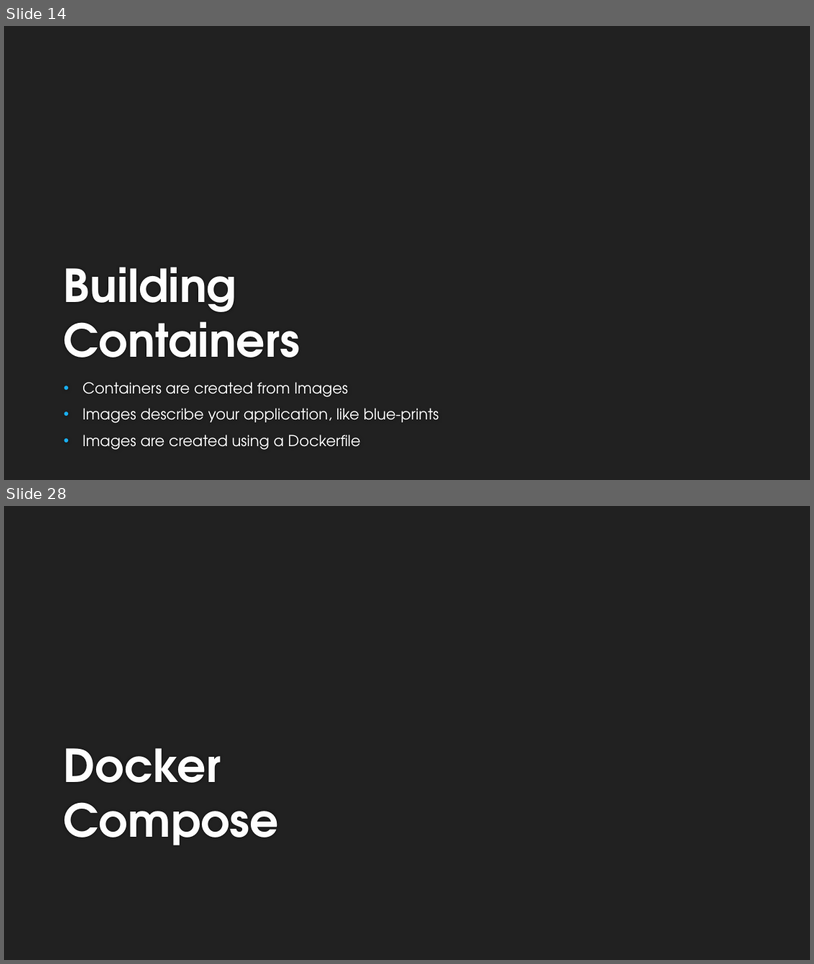
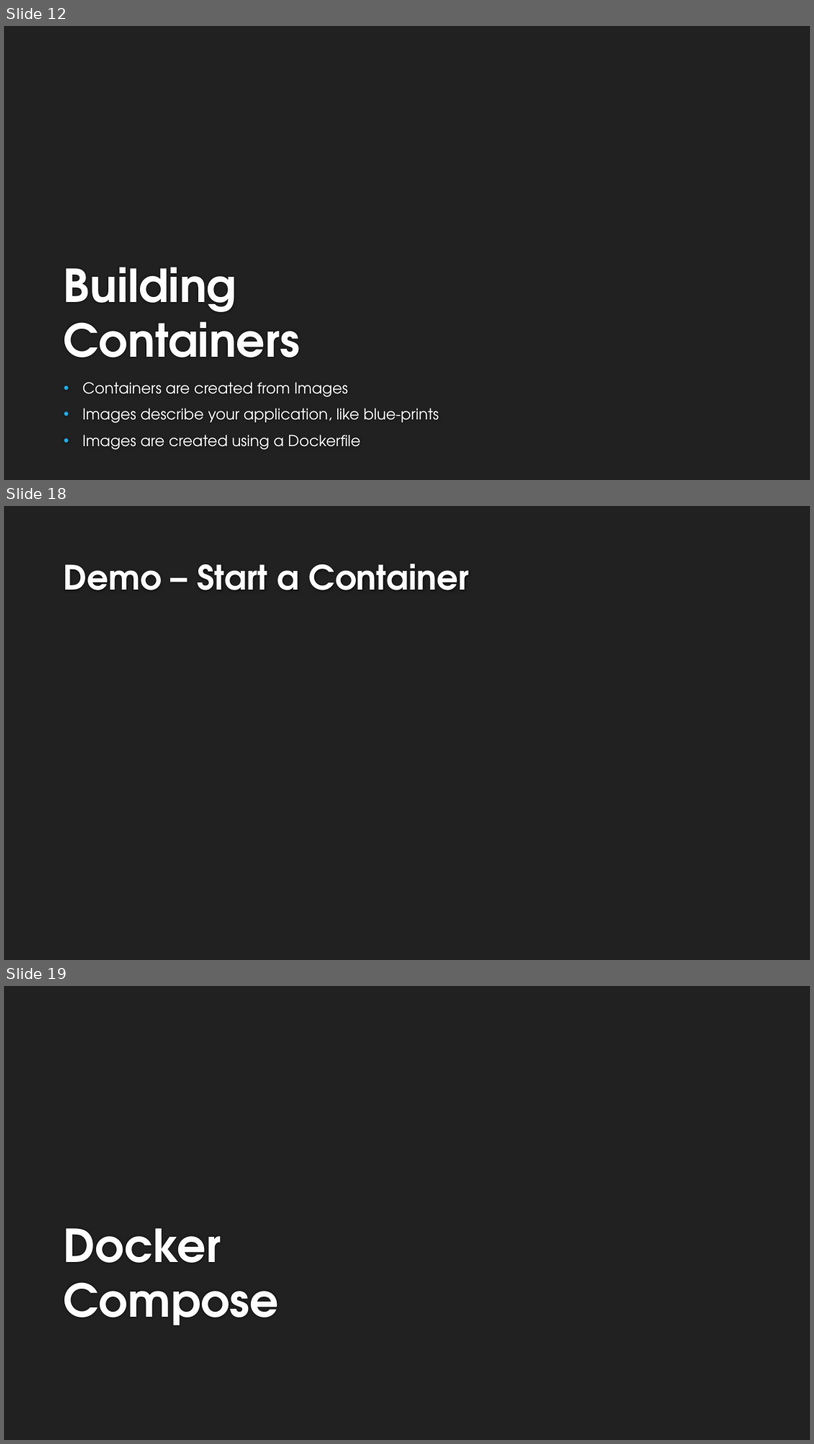
Before and after one commit to dcook-net/DockerisingDotNetAppsTalk, a slide deck: Dockerising .Net Applications v2.pptx. Shown one above the other, each under a label of ours: slides 14 and 28 before the commit, slides 12, 18 and 19 after it; the slides between them are not shown. The pictures are 814x964 and 814x1444 pixels, drawn with LibreOffice and Linux fonts; fonts in the diff are those of the drawing; background and template pictures are left out. Boxes give left, top, right and bottom in pixels: in the first picture for what was removed or moved away, otherwise in the second. Text is boxed around its words. In the diff, an @@ line names an element or a change of style, - is before the commit and + after.

```diff
--- a/Dockerising .Net Applications v2.pptx
+++ b/Dockerising .Net Applications v2.pptx
@@ slide 18 added at <box>4,506,810,960</box>, background #212121 @@
@@ title added at <box>64,564,469,590</box>, 40 pt, text #FEFEFE, bold @@
+Demo – Start a Container
@@ what was slide 14 is now slide 12 @@
@@ what was slide 28 is now slide 19 @@
```
Also in this commit, not shown: 3 slides changed, 8 other slides added, 13 slides removed, 16 other files.
